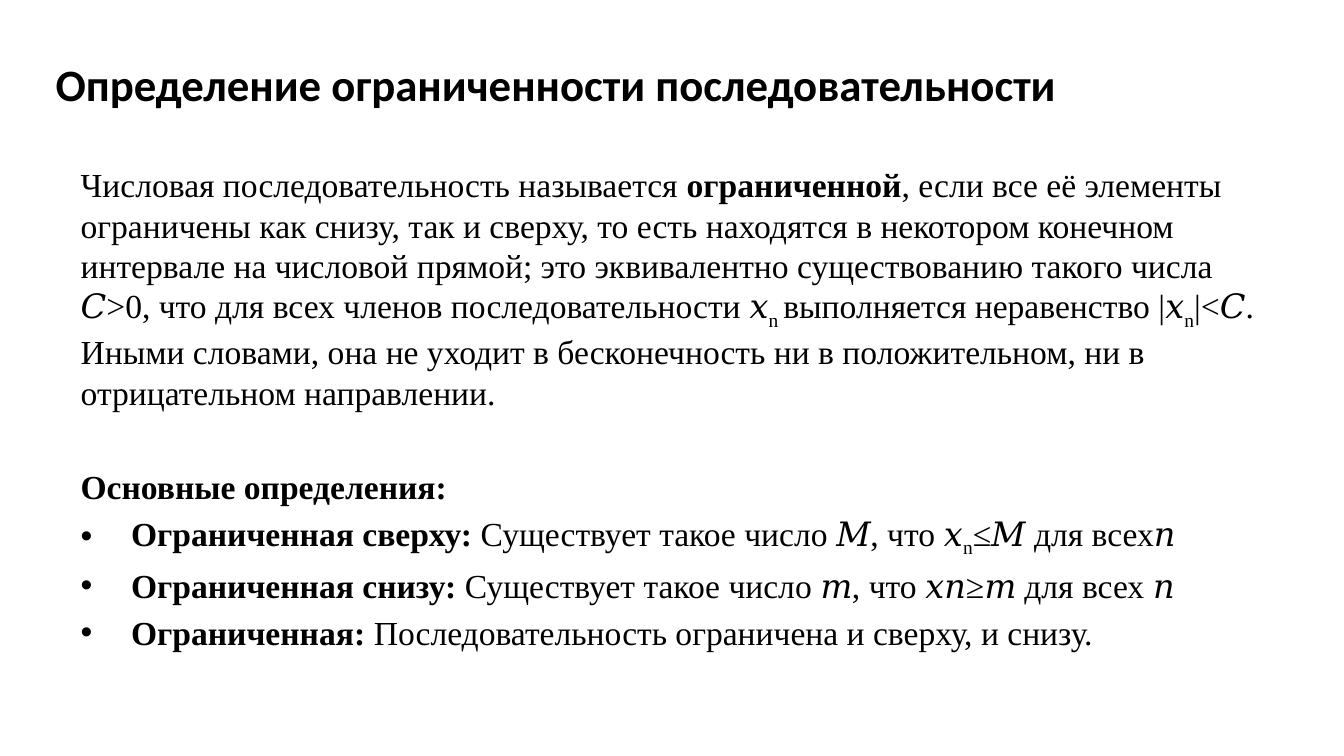
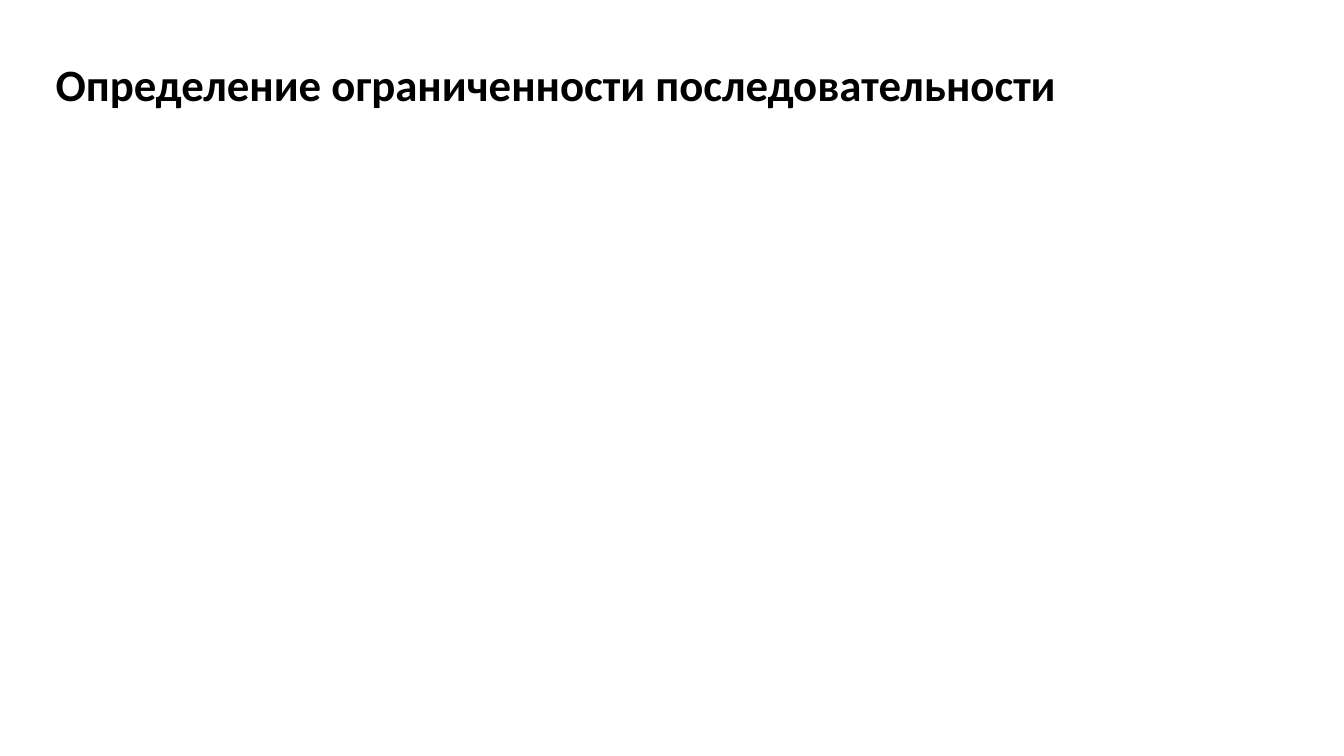
Before and after one commit to Miwm64/itmo_cse, a slide deck: slide 9 of math_analysis/матан_проект_в4.pptx. Drawn at 1344x756 pixels with LibreOffice and Linux fonts; fonts in the diff are those of the drawing; grey boxes stand for pictures; background and template pictures are left out. Boxes give left, top, right and bottom in pixels: in the first picture for what was removed or moved away, otherwise in the second. Text is boxed around its words. In the diff, an @@ line names an element or a change of style, - is before the commit and + after.

```diff
--- a/math_analysis/матан_проект_в4.pptx
+++ b/math_analysis/матан_проект_в4.pptx
@@ text removed at (x1=81, y1=174, x2=1246, y2=652) @@
-Числовая последовательность называется ограниченной, если все её элементы ограничены как снизу, так и сверху, то есть находятся в некотором конечном интервале на числовой прямой; это эквивалентно существованию такого числа 𝐶>0, что для всех членов последовательности 𝑥n выполняется неравенство |𝑥n|<𝐶. Иными словами, она не уходит в бесконечность ни в положительном, ни в отрицательном направлении.
-Основные определения:
-• Ограниченная сверху: Существует такое число 𝑀, что 𝑥n≤𝑀 для всех𝑛
-• Ограниченная снизу: Существует такое число 𝑚, что 𝑥𝑛≥𝑚 для всех 𝑛
-• Ограниченная: Последовательность ограничена и сверху, и снизу.
```
Also in this commit, not shown: 1 other slide changed, 3 slides added, 4 slides removed, 1 other file.
